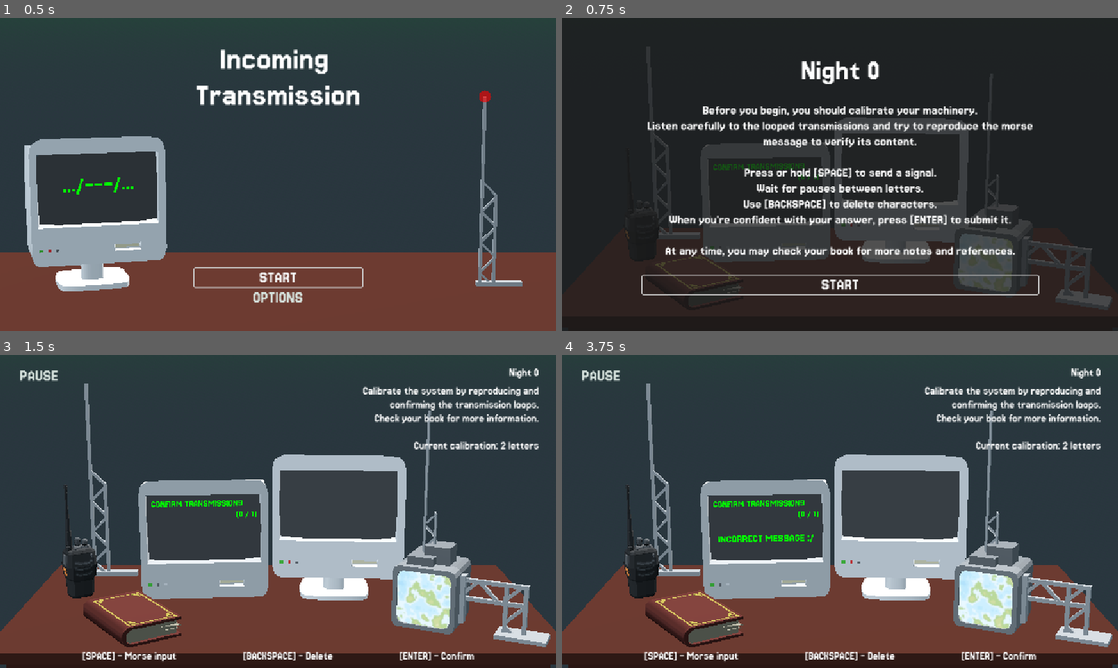
Above: before the commit, frames 1-4 (two rows, left to right).
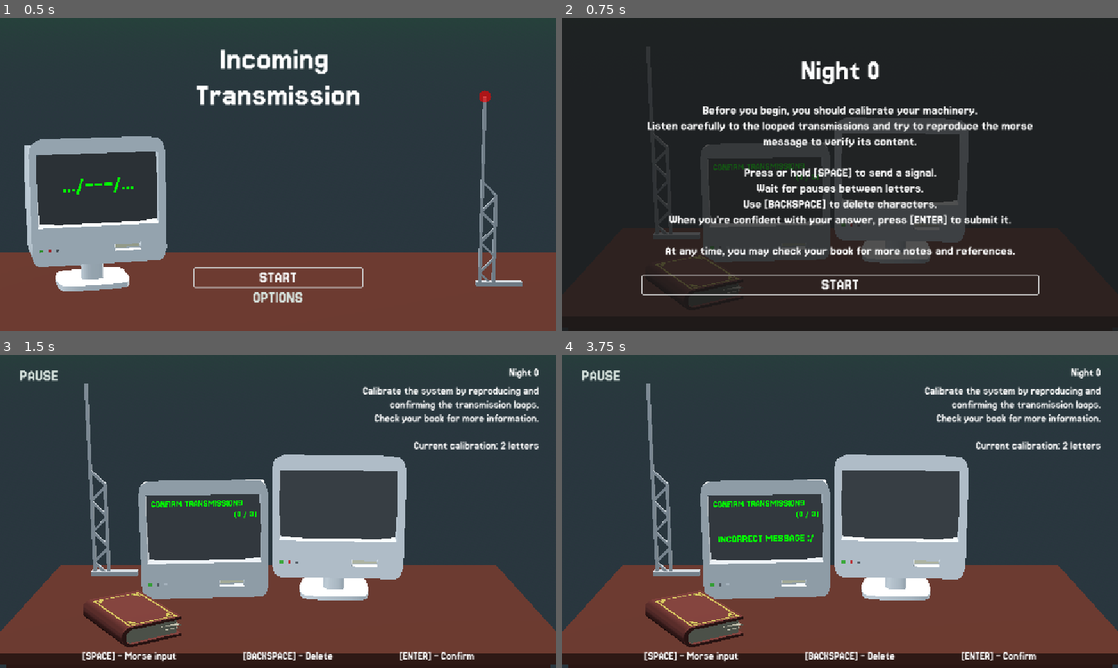
Above: after the commit, the same moments.

Repository: LucasFASouza/loophole
Game: Godot game, scene res://core/main_menu.tscn
Two runs of this game, one before a commit and one after it. Both use one fixed random seed, a clock stepped at 60 frames per second and the inputs below.
Inputs (mouse positions are in pixels of both pictures, inside the frame that each line leads up to):
- Up to frame 1 (0.5 s): no input
- Up to frame 2 (0.75 s): click "START" at 0.5 s
- Up to frame 3 (1.5 s): click "START" at 1.25 s
- Up to frame 4 (3.75 s): click "PAUSE" at 2 s; click "BACK" at 2.75 s; tap Enter (morse_confirm) at 3.5, 3.6 s; move the mouse to (962, 495) at 3.52 s; click (962, 495) at 3.67 s

Frame 1 is identical in both runs. In frame 2, 2.2% of the frame differs, in the area x 11-99%, y 50-93%; in frame 3, 5.7%, in the area x 11-99%, y 17-94%; in frame 4, 5.7%.

Commit message:
Finish night 3 system

Diff:
--- a/core/main_game.gd
+++ b/core/main_game.gd
@@ -3,7 +3,10 @@
 @onready var morse_antenna: Node3D = $MorseAntenna
 @onready var morse_input: Node3D = $MorseInput
 @onready var info_screen: Node3D = $InfoScreen
+
 @onready var book: Node3D = $Book
+@onready var gps: Node3D = $GPS
+@onready var walkie_talkie: Node3D = $WalkieTalkie
 
 @onready var start_container: PanelContainer = %StartContainer
 @onready var night_title: Label = %NightTitle
@@ -59,7 +62,7 @@
 
 			At any time, you may check your book for more notes and references.""",
 		"task": "CONFIRM TRANSMISSIONS",
-		"task_threshold": 1,
+		"task_threshold": 3,
 	},
 	{
 		"name": "Night 1",
@@ -67,12 +70,11 @@
 		"start_instructions": """Help the boats navigate by relaying their destination coordinates.
 			Listen carefully to the looped transmission to identify the 4-letter destination code.
 
-			Use your book to look up the corresponding coordinates.
-			Then, transmit them using the GPS system.
+			Use your book to look up the corresponding coordinates. Then, transmit them using the GPS system.
 
 			You may choose to verify the destination with the boat before sending — or trust your instincts with a half-solved message.""",
 		"task": "SEND COORDINATES",
-		"task_threshold": 1,
+		"task_threshold": 3,
 	},
 	{
 		"name": "Night 2",
@@ -80,12 +82,23 @@
 		"start_instructions": """Help the port stay safe by relaying incoming alerts to the proper authorities.
 			Listen carefully to the looped transmission to identify the 4-letter alert code.
 
-			Use your book to find the corresponding radio frequency.
-			Then, transmit the message using your walkie-talkie.
-
-			You may choose to double-check the alert’s meaning —
-			or act quickly, trusting your first interpretation.""",
+			Use your book to find the corresponding radio frequency. Then, transmit the message using your walkie-talkie.
+
+			You may choose to double-check the alert’s meaning — or act quickly, trusting your first interpretation.""",
 		"task": "ALERT AUTHORITIES",
+		"task_threshold": 3,
+	},
+	{
+		"name": "Night 3",
+		"mission": "Make full use of your station’s systems to relay the boats’ messages and help them navigate.",
+		"start_instructions": """Help the boats navigate by relaying their destination coordinates.
+			Listen carefully to the looped transmission to identify the 4-letter destination code.
+
+			Interpret the message and use your book and notes to find the correct course of action.
+
+			Be careful with similar codes across different systems.
+			You may choose to verify the destination with the boat before sending — or trust your instincts""",
+		"task": "HELP SHIPS",
 		"task_threshold": 4,
 	}
 ]
@@ -103,6 +116,9 @@
 	morse_antenna.stop_encoding()
 	morse_input.is_ready = false
 	morse_input.reset_input()
+
+	gps.visible = false
+	walkie_talkie.visible = false
 
 	prepare_night()
 
@@ -133,11 +149,20 @@
 			boat.answer = keys[randi() % keys.size()]
 			boat.message = frequencies[boat.answer]
 		_:
-			boat.type = "GPS"
-
-			var keys = coordinates.keys()
+			# get a random boat type
+			var boat_types = ["GPS", "Radio"]
+			boat.type = boat_types[randi() % boat_types.size()]
+
+			var boat_dict = {}
+
+			if boat.type == "Radio":
+				boat_dict = frequencies
+			elif boat.type == "GPS":
+				boat_dict = coordinates
+
+			var keys = boat_dict.keys()
 			boat.answer = keys[randi() % keys.size()]
-			boat.message = coordinates[boat.answer]
+			boat.message = boat_dict[boat.answer]
 
 	wait_timer.start()
 
@@ -189,26 +214,15 @@
 
 
 func prepare_night() -> void:
-	"""
-	NIGHT 0
-	- Calibrar sistema
-	- Verificar mensagens
-	- Ensinar uso do Morse
-
-	NIGHT 1
-	- Sistema de GPS
-	- Recebe um destino e precisa informar as coordenadas no gps
-	- Ensinar interação com itens na mesa
-
-	NIGHT 3
-	- Sistema de telefone
-	- Recebe uma mensagem e precisa informar a organização correta
-	"""
 	night_name.text = nights_data[night]["name"]
 	mission_text.text = nights_data[night]["mission"]
 
 	if night == 0:
 		mission_text.text += "\nCurrent calibration: " + str(score + 2) + " letters"
+	elif night == 1:
+		gps.visible = true
+	elif night == 2:
+		walkie_talkie.visible = true
 
 	night_title.text = nights_data[night]["name"]
 	night_instructions.text = nights_data[night]["start_instructions"]
